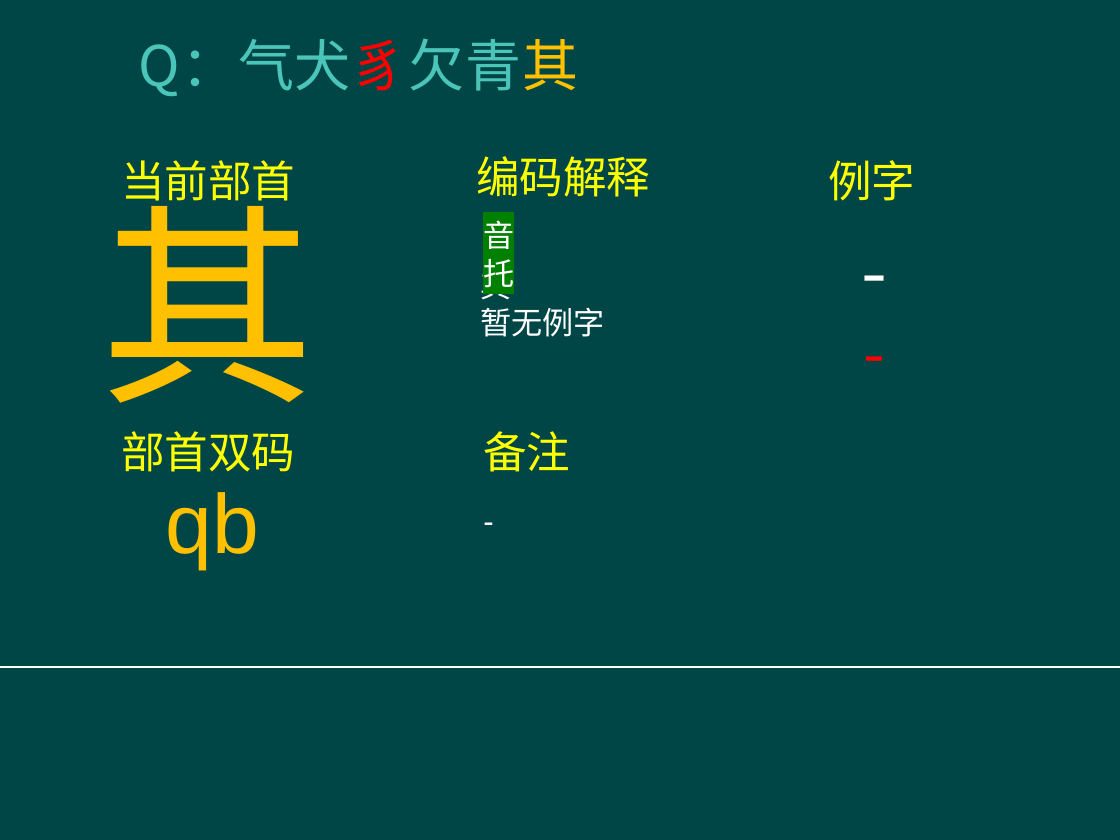
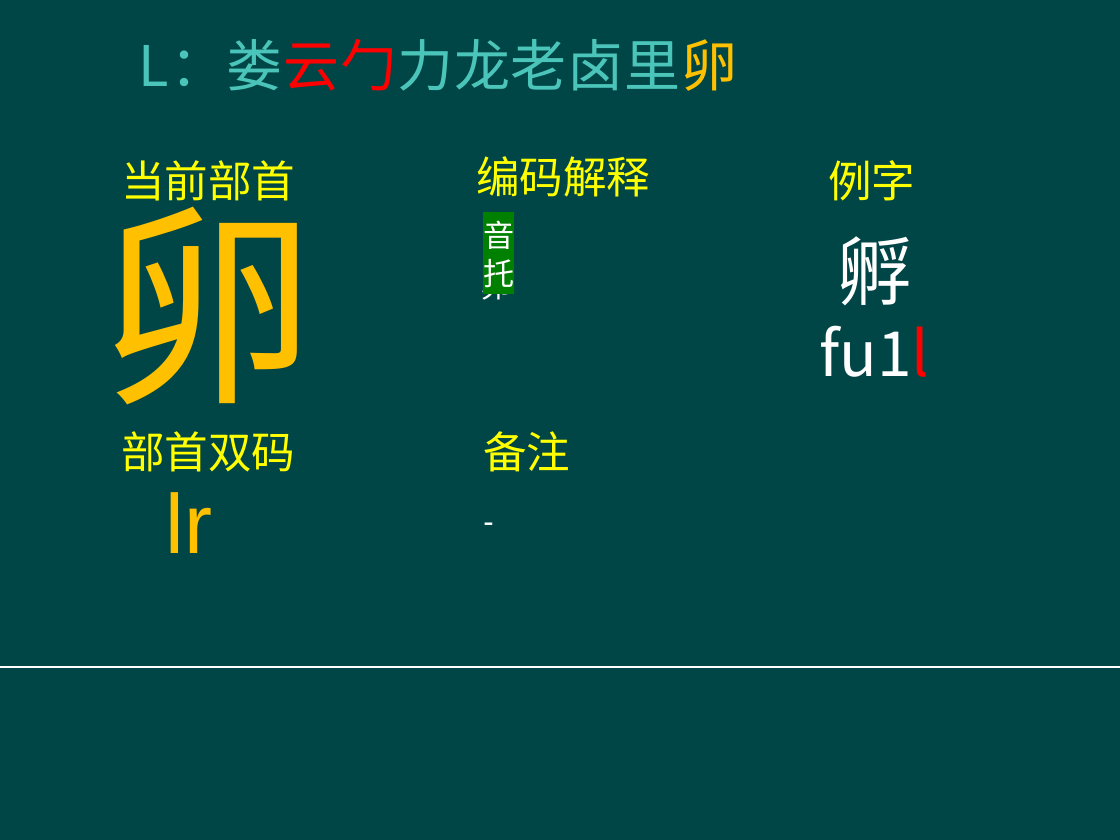
Before and after one commit to Amatiri/Jx3kuu11yn1rxa2m-InputMethod, a slide deck: slide 88 of help/la1u d;11.pptx (slide 122 before the commit). Drawn at 1120x840 pixels with LibreOffice and Linux fonts; fonts in the diff are those of the drawing; background and template pictures are left out. Boxes give left, top, right and bottom in pixels: in the first picture for what was removed or moved away, otherwise in the second. Text is boxed around its words. In the diff, an @@ line names an element or a change of style, - is before the commit and + after.

```diff
--- a/help/la1u d;11.pptx
+++ b/help/la1u d;11.pptx
@@ title at (139, 39, 737, 91): text changed @@
-Q：气犬豸欠青其
+L：娄云勹力龙老卤里卵
@@ text at (101, 168, 316, 438): text changed @@
-其
+卵
@@ text at (819, 236, 929, 377): text changed; size 48 to 40 pt @@
--
--
+孵
+fu1l
@@ text at (480, 266, 511, 306): text changed @@
-其
-暂无例字
+卵
@@ text at (166, 492, 213, 553): text changed @@
-qb
+lr
```
Also in this commit, not shown: 61 other slides changed, 2 slides added, 3 slides removed, 8 other files.
